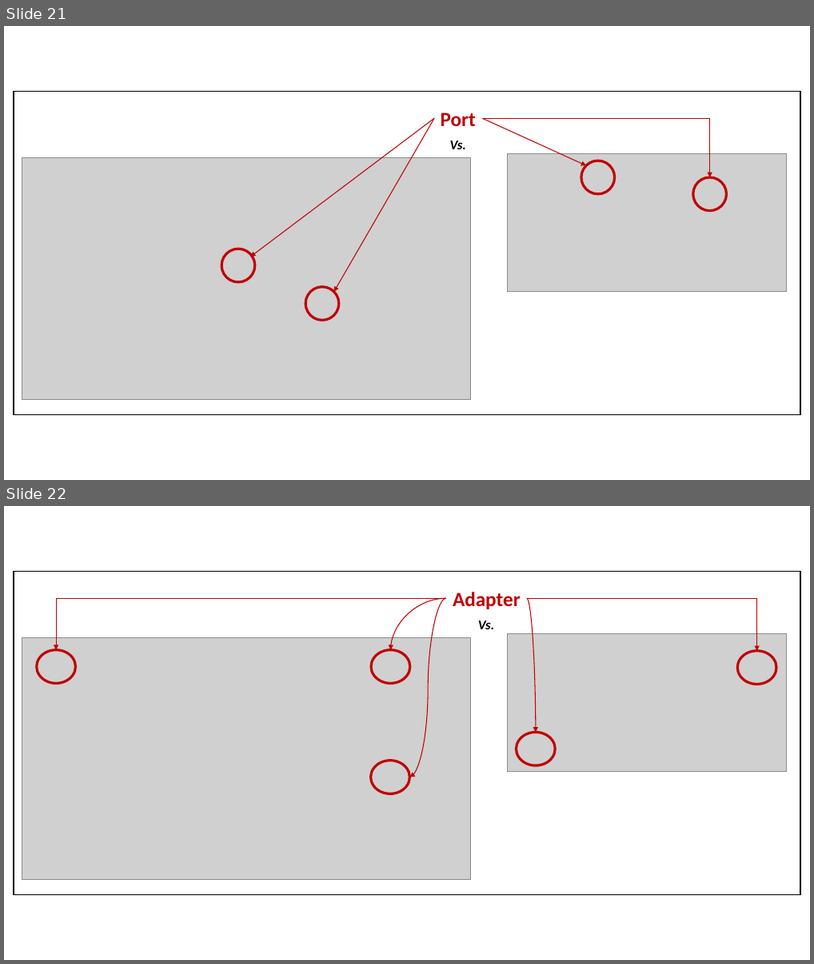
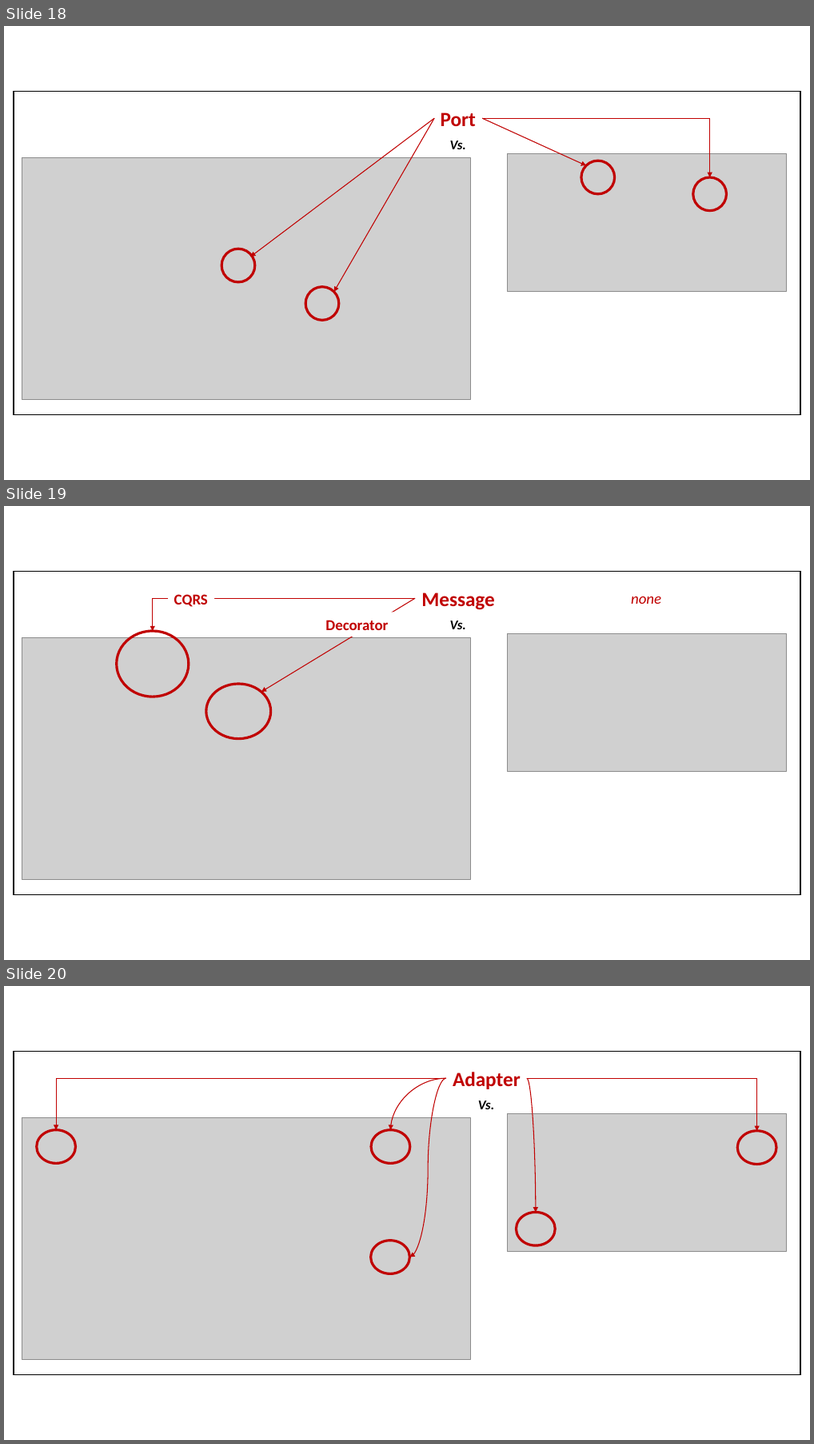
Before and after one commit to hhko/beyondcode, a slide deck: README.pptx. Shown one above the other, each under a label of ours: slides 21 and 22 before the commit, slides 18, 19 and 20 after it. The pictures are 814x964 and 814x1444 pixels, drawn with LibreOffice and Linux fonts; fonts in the diff are those of the drawing; grey boxes stand for pictures. Boxes give left, top, right and bottom in pixels: in the first picture for what was removed or moved away, otherwise in the second. Text is boxed around its words. In the diff, an @@ line names an element or a change of style, - is before the commit and + after.

```diff
--- a/README.pptx
+++ b/README.pptx
@@ slide 19 added at <box>4,506,810,960</box>, background #FFFFFF @@
@@ group added at <box>14,572,801,894</box>: 4 texts, 2 rectangles, 2 pictures, 2 ellipses, 1 arrow, 1 elbow arrow @@
+Message
+Vs.
+none
+CQRS
+Decorator
@@ what was slide 21 is now slide 18 @@
@@ what was slide 22 is now slide 20 @@
```
Also in this commit, not shown: 1 slide removed, 2 other files.
